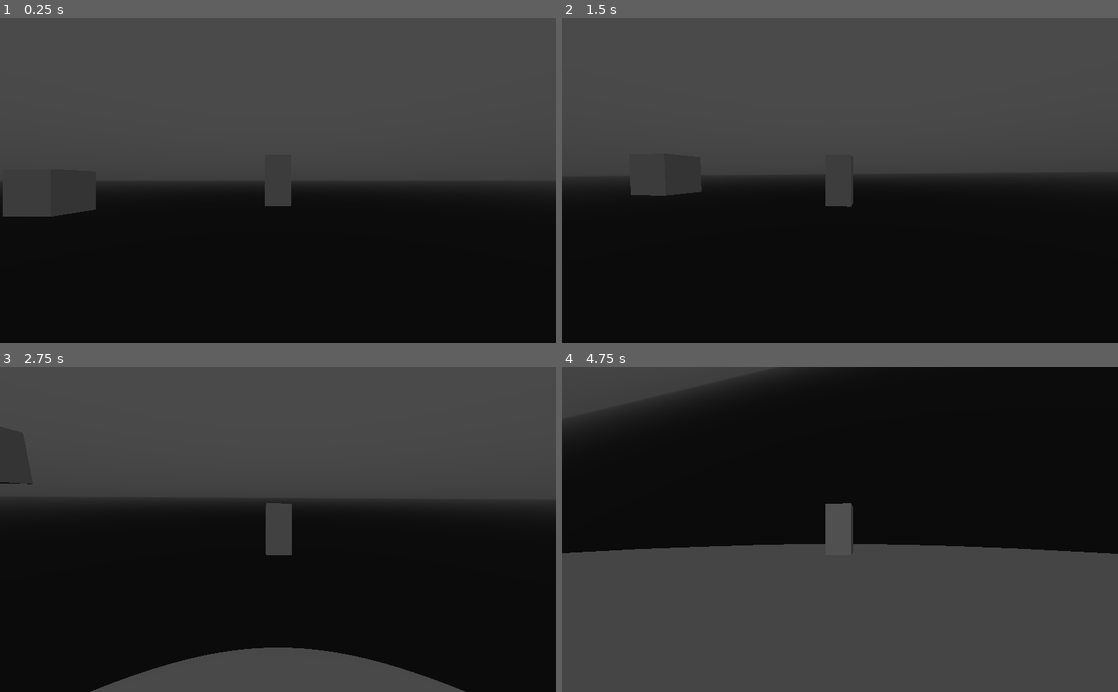
Above: before the commit, frames 1-4 (two rows, left to right).
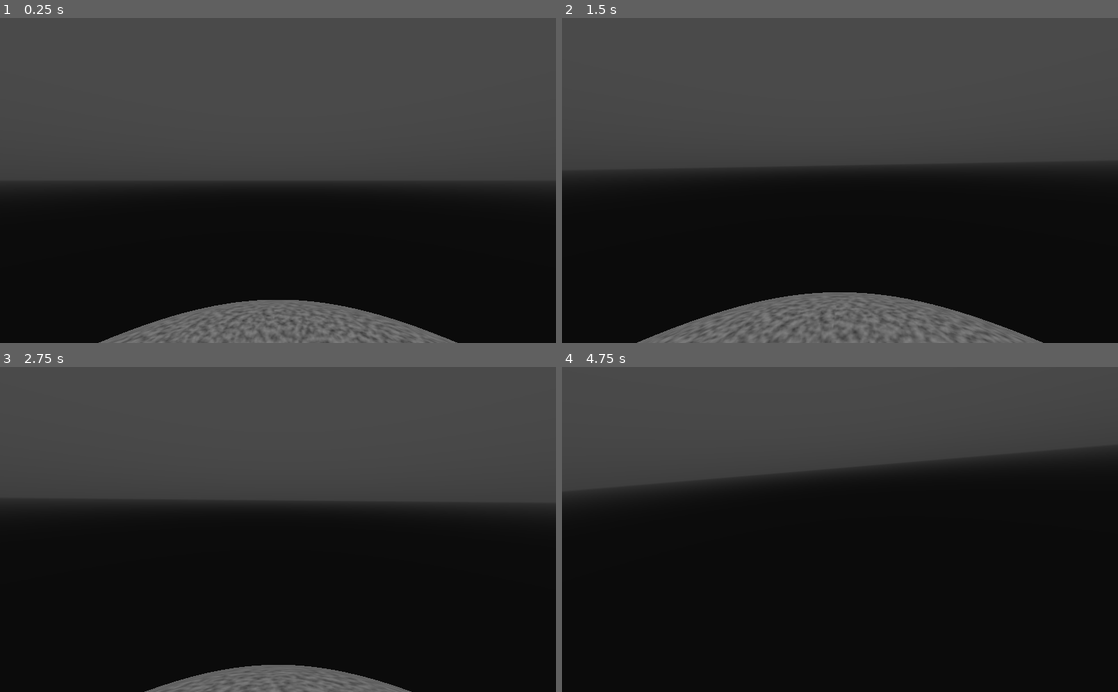
Above: after the commit, the same moments.

Repository: Alkamist/SpaceGameGodot
Game: Godot game, scene res://TestScene.tscn
The game is run twice, just before and just after one commit, with the same random seed, the same clock (stepped at 60 frames per second) and the same inputs.
Inputs (mouse positions are in pixels of both pictures, inside the frame that each line leads up to):
- Up to frame 1 (0.25 s): no input
- Up to frame 2 (1.5 s): move the mouse to (867, 180) at 0.52 s; hold Space (jump) 0.53-1.28 s; hold W (move_forward) from 0.53 s (still down); move the mouse to (812, 180) at 1.27 s; tap Space (jump) at 1.35 s
- Up to frame 3 (2.75 s): keep holding W (move_forward); tap Space (jump) at 1.52, 1.82 s; move the mouse to (289, 523) at 2.02 s; hold Space (jump) from 2.03 s (still down)
- Up to frame 4 (4.75 s): keep holding W (move_forward); move the mouse to (834, 536) at 2.77 s; release Space (jump) at 2.78 s; tap Space (jump) at 2.85, 3.02, 3.32, 4.35, 4.52 s; move the mouse to (878, 532) at 3.52 s; hold Space (jump) 3.53-4.28 s; move the mouse to (795, 526) at 4.27 s

The runs differ from the first frame. In frame 1, 7.2% of the frame differs, in the area x 0-83%, y 51-100%; in frame 2, 10%; in frame 3, 5.8%; in frame 4, 75%, in the area x 0-100%, y 0-100%.

Commit message:
Messing around with physics character movement.

Diff:
--- /dev/null
+++ b/Ball.gd
@@ -0,0 +1,9 @@
+extends RigidBody
+
+
+var gravity := Vector3.ZERO
+#var gravity := Vector3(0.0, -9.81, 0.0)
+
+
+func _integrate_forces(state: PhysicsDirectBodyState) -> void:
+    state.add_central_force(gravity * mass)
--- a/Character.tscn
+++ b/Character.tscn
@@ -1,13 +1,17 @@
-[gd_scene load_steps=5 format=2]
+[gd_scene load_steps=6 format=2]
 
 [ext_resource path="res://CharacterBody.gd" type="Script" id=1]
 [ext_resource path="res://CharacterController.gd" type="Script" id=2]
 
-[sub_resource type="CubeMesh" id=1]
-size = Vector3( 1, 2, 1 )
+[sub_resource type="PhysicsMaterial" id=3]
+friction = 0.0
+rough = true
 
-[sub_resource type="BoxShape" id=2]
-extents = Vector3( 0.5, 1, 0.5 )
+[sub_resource type="CapsuleMesh" id=4]
+radius = 0.5
+
+[sub_resource type="CapsuleShape" id=5]
+radius = 0.5
 
 [node name="Character" type="Spatial"]
 script = ExtResource( 2 )
@@ -15,19 +19,28 @@
 [node name="Smoothing" type="Spatial" parent="."]
 
 [node name="Head" type="Spatial" parent="Smoothing"]
+transform = Transform( 1, 0, 0, 0, 1, 0, 0, 0, 1, 0, 0.85, 0 )
 
 [node name="Camera" type="Camera" parent="Smoothing/Head"]
-transform = Transform( -1, 0, -3.25841e-07, 0, 1, 0, 3.25841e-07, 0, -1, 0, 0, -8 )
+transform = Transform( -1, 0, -3.25841e-07, 0, 1, 0, 3.25841e-07, 0, -1, 0, 0, 0 )
 current = true
 fov = 80.0
 far = 8192.0
 
 [node name="Body" type="RigidBody" parent="."]
+mode = 2
+mass = 77.0
+physics_material_override = SubResource( 3 )
+contacts_reported = 16
+contact_monitor = true
 script = ExtResource( 1 )
 
 [node name="MeshInstance" type="MeshInstance" parent="Body"]
-mesh = SubResource( 1 )
+transform = Transform( 1, 0, 0, 0, -1.62921e-07, -1, 0, 1, -1.62921e-07, 0, 0, 0 )
+visible = false
+mesh = SubResource( 4 )
 material/0 = null
 
 [node name="CollisionShape" type="CollisionShape" parent="Body"]
-shape = SubResource( 2 )
+transform = Transform( 1, 0, 0, 0, -1.62921e-07, -1, 0, 1, -1.62921e-07, 0, 0, 0 )
+shape = SubResource( 5 )
--- a/CharacterBody.gd
+++ b/CharacterBody.gd
@@ -1,24 +1,110 @@
-extends PhysicsBody
+extends RigidBody
 class_name CharacterBody
 
 
 var up_normal := Vector3.UP
 var look_direction := Vector3(0.0, 0.0, 1.0)
 var gravity := Vector3.ZERO
+var ground_speed := 10.0
+var ground_acceleration := 100.0
+var ground_traction := 100.0
+var jetpack_acceleration := 20.0
+var jump_speed := 4.0
 var forward_movement := 0.0
 var strafe_movement := 0.0
+var can_jump := false
+
+
+func horizontal_velocity_addition(movement_plane: Plane,
+                                  current: Vector3,
+                                  target: Vector3,
+                                  acceleration: float,
+                                  traction: float) -> Vector3:
+    var target_in_movement_plane: Vector3 = movement_plane.project(target)
+    var current_in_movement_plane: Vector3 = movement_plane.project(current)
+    var current_and_target_are_in_same_direction: bool = current_in_movement_plane.dot(target_in_movement_plane) >= 0.0
+    var modifier: float
+
+    if current_and_target_are_in_same_direction \
+    and current_in_movement_plane.length() > target_in_movement_plane.length():
+        modifier = traction
+    else:
+        modifier = acceleration
+
+    return current_in_movement_plane.move_toward(target_in_movement_plane, modifier) - current_in_movement_plane
+
+
+func horizontal_movement(state: PhysicsDirectBodyState, speed: float, acceleration: float, traction: float) -> void:
+    var movement_plane: Plane = Plane(up_normal, 0.0)
+    var velocity_addition: Vector3
+
+    if forward_movement != 0.0 or strafe_movement != 0.0:
+        physics_material_override.friction = 0.0
+        var forward: Vector3 = movement_plane.project(look_direction.normalized())
+        var sideways: Vector3 = look_direction.cross(up_normal).normalized()
+        var movement_direction: Vector3 = (forward * forward_movement + sideways * strafe_movement).normalized()
+        velocity_addition = horizontal_velocity_addition(
+            movement_plane,
+            state.linear_velocity,
+            movement_direction * speed,
+            acceleration * state.step,
+            traction * state.step
+        )
+    else:
+        physics_material_override.friction = 4.0
+        #velocity_addition = horizontal_velocity_addition(
+        #    movement_plane,
+        #    state.linear_velocity,
+        #    Vector3.ZERO,
+        #    traction * state.step,
+        #    traction * state.step
+        #)
+
+    state.add_central_force(velocity_addition * mass / state.step)
+
+
+func stay_upright() -> void:
+    var angle: float = transform.basis.y.angle_to(up_normal)
+    if angle > 0.0:
+        var rotation_axis: Vector3 = transform.basis.y.cross(up_normal).normalized()
+        transform.basis = transform.basis.rotated(rotation_axis, angle)
+
+
+#func rotate_to_look_direction() -> void:
+#    var movement_plane: Plane = Plane(up_normal, 0.0)
+#    var horizontal_look_direction: Vector3 = movement_plane.project(look_direction)
+#    var horizontal_direction: Vector3 = movement_plane.project(transform.basis.z).normalized()
+#    var rotation_angle: float = horizontal_direction.angle_to(horizontal_look_direction)
+#    if rotation_angle > 0.0:
+#        var rotation_axis: Vector3 = horizontal_direction.cross(horizontal_look_direction).normalized()
+#        transform.basis = transform.basis.rotated(rotation_axis, rotation_angle)
+
+
+#func move_horizontally(state: PhysicsDirectBodyState, speed: float, acceleration: float) -> void:
+#    var movement_plane: Plane = Plane(up_normal, 0.0)
+#    var forward: Vector3 = movement_plane.project(look_direction.normalized())
+#    var sideways: Vector3 = look_direction.cross(up_normal).normalized()
+#    var movement_direction: Vector3 = (forward * forward_movement + sideways * strafe_movement).normalized()
+#    var target_in_movement_plane: Vector3 = movement_plane.project(movement_direction * speed)
+#    var velocity_in_movement_plane: Vector3 = movement_plane.project(state.linear_velocity)
+#    var velocity_addition: Vector3 = velocity_in_movement_plane.move_toward(target_in_movement_plane, acceleration) - velocity_in_movement_plane
+#    var new_velocity: Vector3 = state.linear_velocity + velocity_addition
+#    state.set_linear_velocity(new_velocity)
 
 
 func _integrate_forces(state: PhysicsDirectBodyState) -> void:
-    state.add_central_force(gravity)
+    #for contact_id in state.get_contact_count():
+    #    print(state.get_contact_local_position(contact_id))
 
-    if forward_movement != 0.0 or strafe_movement != 0.0:
-        var forward: Vector3 = look_direction.normalized()
-        var sideways: Vector3 = look_direction.cross(up_normal).normalized()
-        var movement_direction: Vector3 = (forward * forward_movement + sideways * strafe_movement).normalized()
-        state.add_central_force(movement_direction * 50.0)
+    state.add_central_force(gravity * mass)
 
-    var angle_to_up: float = transform.basis.y.angle_to(up_normal)
-    if angle_to_up > 0.0:
-        var rotation_axis: Vector3 = transform.basis.y.cross(up_normal).normalized()
-        state.set_angular_velocity(rotation_axis * angle_to_up / state.get_step())
+    horizontal_movement(state, ground_speed, ground_acceleration, ground_traction)
+
+    stay_upright()
+
+    #if can_jump and Input.is_action_pressed("jump"):
+    #    state.apply_central_impulse(up_normal * jump_speed * mass)
+    #    can_jump = false
+
+    if Input.is_action_pressed("jump"):
+        state.add_central_force(up_normal * jetpack_acceleration * mass)
--- a/CharacterController.gd
+++ b/CharacterController.gd
@@ -31,7 +31,7 @@
         head.rotate_object_local(Vector3(0, 1, 0), look_rotation.x)
         head.rotate_object_local(Vector3(1, 0, 0), look_rotation.y)
         head.transform.basis = head.transform.basis.orthonormalized()
-        set_look_direction(Plane(get_up_normal(), 0.0).project(head.global_transform.basis.z.normalized()))
+        set_look_direction(head.global_transform.basis.z.normalized())
 
 
 func _ready() -> void:
--- a/GravitySource.gd
+++ b/GravitySource.gd
@@ -2,7 +2,6 @@
 class_name GravitySource
 
 
-export(Vector3) var spin := Vector3.ZERO
 export(float) var gravity_strength = 9.81
 export(float) var source_radius = 200.0
 export(float) var full_gravity_distance = 500.0
@@ -11,6 +10,5 @@
 var gravity := Vector3.ZERO
 
 
-func _integrate_forces(state: PhysicsDirectBodyState) -> void:
-    state.add_central_force(gravity)
-    state.set_angular_velocity(spin)
+#func _integrate_forces(state: PhysicsDirectBodyState) -> void:
+#    state.add_central_force(gravity * mass)
--- a/TestScene.tscn
+++ b/TestScene.tscn
@@ -1,7 +1,8 @@
-[gd_scene load_steps=9 format=2]
+[gd_scene load_steps=21 format=2]
 
 [ext_resource path="res://Character.tscn" type="PackedScene" id=1]
 [ext_resource path="res://GravitySystem.gd" type="Script" id=2]
+[ext_resource path="res://Ball.gd" type="Script" id=3]
 [ext_resource path="res://GravitySource.gd" type="Script" id=5]
 
 [sub_resource type="ProceduralSky" id=1]
@@ -13,59 +14,106 @@
 [sub_resource type="Environment" id=2]
 background_mode = 2
 background_sky = SubResource( 1 )
+ambient_light_energy = 4.0
 
-[sub_resource type="CubeMesh" id=5]
+[sub_resource type="PhysicsMaterial" id=10]
 
-[sub_resource type="SphereMesh" id=3]
-radial_segments = 256
-rings = 128
+[sub_resource type="CubeMesh" id=18]
+size = Vector3( 50, 2, 50 )
 
-[sub_resource type="SphereShape" id=4]
-radius = 500.0
+[sub_resource type="OpenSimplexNoise" id=20]
+period = 4.0
+
+[sub_resource type="NoiseTexture" id=21]
+width = 1024
+height = 1024
+noise = SubResource( 20 )
+
+[sub_resource type="SpatialMaterial" id=22]
+albedo_texture = SubResource( 21 )
+
+[sub_resource type="BoxShape" id=19]
+extents = Vector3( 25, 1, 25 )
+
+[sub_resource type="PhysicsMaterial" id=25]
+
+[sub_resource type="CubeMesh" id=23]
+
+[sub_resource type="BoxShape" id=24]
+
+[sub_resource type="OpenSimplexNoise" id=13]
+period = 4.0
+
+[sub_resource type="NoiseTexture" id=14]
+width = 1024
+height = 1024
+noise = SubResource( 13 )
+
+[sub_resource type="SpatialMaterial" id=15]
+albedo_texture = SubResource( 14 )
+
+[sub_resource type="SphereMesh" id=11]
+material = SubResource( 15 )
+radius = 100.0
+height = 200.0
+radial_segments = 128
+rings = 64
+
+[sub_resource type="SphereShape" id=12]
+radius = 100.0
 
 [node name="TestScene" type="Spatial"]
 
 [node name="WorldEnvironment" type="WorldEnvironment" parent="."]
 environment = SubResource( 2 )
 
-[node name="MeshInstance" type="MeshInstance" parent="."]
-transform = Transform( 100, 0, 0, 0, 100, 0, 0, 0, 100, 0, 818.62, -1098.27 )
-mesh = SubResource( 5 )
+[node name="Platform" type="Spatial" parent="."]
+transform = Transform( 1, 0, 0, 0, 1, 0, 0, 0, 1, 0, -3.74212, -358.737 )
+
+[node name="Body" type="RigidBody" parent="Platform"]
+mode = 1
+physics_material_override = SubResource( 10 )
+
+[node name="MeshInstance" type="MeshInstance" parent="Platform/Body"]
+mesh = SubResource( 18 )
+material/0 = SubResource( 22 )
+
+[node name="CollisionShape" type="CollisionShape" parent="Platform/Body"]
+shape = SubResource( 19 )
+
+[node name="Slider" type="Spatial" parent="."]
+transform = Transform( 1, 0, 0, 0, 1, 0, 0, 0, 1, 0, 0, -12.4159 )
+
+[node name="Body" type="RigidBody" parent="Slider"]
+mass = 500.0
+physics_material_override = SubResource( 25 )
+script = ExtResource( 3 )
+
+[node name="MeshInstance" type="MeshInstance" parent="Slider/Body"]
+mesh = SubResource( 23 )
 material/0 = null
 
-[node name="MeshInstance2" type="MeshInstance" parent="."]
-transform = Transform( 100, 0, 0, 0, 100, 0, 0, 0, 100, -1104.87, 818.62, 249.917 )
-mesh = SubResource( 5 )
-material/0 = null
-
-[node name="MeshInstance3" type="MeshInstance" parent="."]
-transform = Transform( 100, 0, 0, 0, 100, 0, 0, 0, 100, -353.542, -1645.81, 249.917 )
-mesh = SubResource( 5 )
-material/0 = null
-
-[node name="MeshInstance4" type="MeshInstance" parent="."]
-transform = Transform( 100, 0, 0, 0, 100, 0, 0, 0, 100, 1051.81, 719.656, 903.785 )
-mesh = SubResource( 5 )
-material/0 = null
+[node name="CollisionShape" type="CollisionShape" parent="Slider/Body"]
+shape = SubResource( 24 )
 
 [node name="GravitySystem" type="Spatial" parent="."]
 script = ExtResource( 2 )
 
 [node name="Character" parent="GravitySystem" instance=ExtResource( 1 )]
-transform = Transform( 1, 0, 0, 0, 1, 0, 0, 0, 1, 0, 773.198, 0 )
+transform = Transform( 1, 0, 0, 0, 1, 0, 0, 0, 1, 0, 5, 0 )
 
 [node name="Planet1" type="Spatial" parent="GravitySystem"]
+transform = Transform( 1, 0, 0, 0, 1, 0, 0, 0, 1, 0, -111.808, 0 )
 
 [node name="Body" type="RigidBody" parent="GravitySystem/Planet1"]
-mass = 500.0
+mass = 65535.0
+physics_material_override = SubResource( 10 )
+angular_velocity = Vector3( 0, 0.08, 0 )
 script = ExtResource( 5 )
-spin = Vector3( 0, 0.03, 0 )
-gravity_strength = 60.0
 
 [node name="MeshInstance" type="MeshInstance" parent="GravitySystem/Planet1/Body"]
-transform = Transform( 500, 0, 0, 0, 500, 0, 0, 0, 500, 0, 0, 0 )
-mesh = SubResource( 3 )
+mesh = SubResource( 11 )
 material/0 = null
 
 [node name="CollisionShape" type="CollisionShape" parent="GravitySystem/Planet1/Body"]
-shape = SubResource( 4 )
+shape = SubResource( 12 )
--- a/project.godot
+++ b/project.godot
@@ -10,11 +10,16 @@
 
 _global_script_classes=[ {
 "base": "PhysicsBody",
+"class": "CharacterBody",
+"language": "GDScript",
+"path": "res://CharacterBody.gd"
+}, {
+"base": "Node",
 "class": "CharacterController",
 "language": "GDScript",
 "path": "res://CharacterController.gd"
 }, {
-"base": "KinematicBody",
+"base": "RigidBody",
 "class": "GravitySource",
 "language": "GDScript",
 "path": "res://GravitySource.gd"
@@ -25,6 +30,7 @@
 "path": "res://GravitySystem.gd"
 } ]
 _global_script_class_icons={
+"CharacterBody": "",
 "CharacterController": "",
 "GravitySource": "",
 "GravitySystem": ""
@@ -75,6 +81,7 @@
 
 [physics]
 
+3d/physics_engine="Bullet"
 3d/default_gravity=0.0
 3d/default_gravity_vector=Vector3( 0, 0, 0 )
 3d/default_linear_damp=0.0
Binary file removed: texture.png
Not shown, removed: texture.png.import
